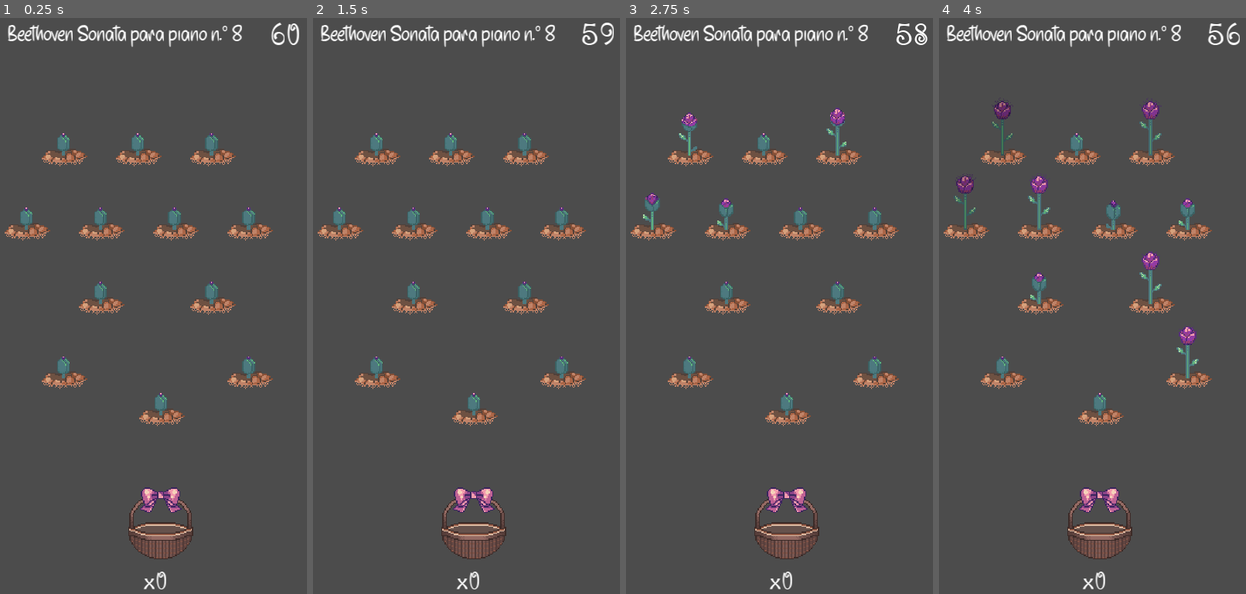
Above: before the commit, frames 1-4 (left to right).
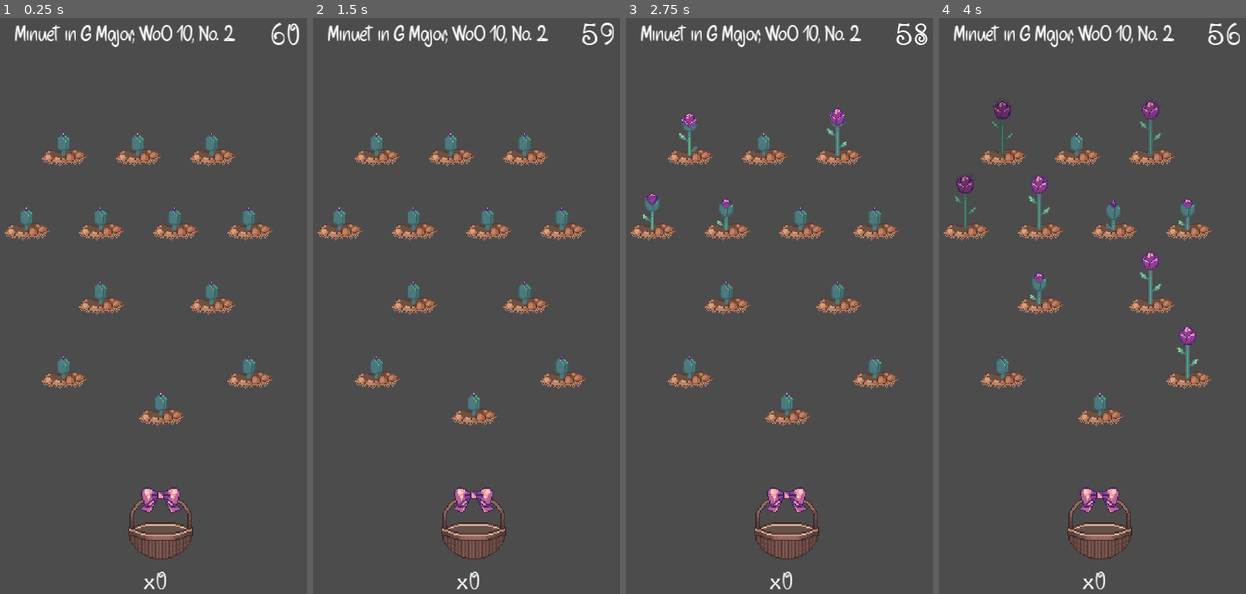
Above: after the commit, the same moments.

Repository: my-old-games/bouquet
Game: Godot game, scene res://scenes/levels/level1.tscn
The game is run twice, just before and just after one commit, with the same random seed, the same clock (stepped at 60 frames per second) and the same inputs. The project has no main scene, so this scene is started directly.
Inputs:
- Up to frame 1 (0.25 s): no input
- Up to frame 2 (1.5 s): tap Enter at 0.5 s; tap Space at 1.25 s
- Up to frame 3 (2.75 s): no input
- Up to frame 4 (4 s): no input

The runs differ from the first frame. In frame 1, 1.3% of the frame differs, in the area x 2-79%, y 1-6%; in frame 2, 1.3%; in frame 3, 1.3%; in frame 4, 1.3%.

Commit message:
12 Test Música
Asset: Primera pista Música
Code: Playback
Code: Set tema por nivel

Diff:
--- a/project/scenes/interface/hud.tscn
+++ b/project/scenes/interface/hud.tscn
@@ -50,7 +50,7 @@
 margin_right = 220.0
 margin_bottom = 33.0
 custom_fonts/font = SubResource( 1 )
-text = "Beethoven Sonata para piano n.º 8"
+text = "Theme"
 align = 1
 
 [node name="MCLTimer" type="MarginContainer" parent="VBCThemeTimer/HBCThemeTimer"]
--- a/project/scenes/levels/level1.tscn
+++ b/project/scenes/levels/level1.tscn
@@ -1,9 +1,10 @@
-[gd_scene load_steps=5 format=2]
+[gd_scene load_steps=6 format=2]
 
 [ext_resource path="res://scenes/flowers/flower.tscn" type="PackedScene" id=1]
 [ext_resource path="res://scenes/interface/hud.tscn" type="PackedScene" id=2]
 [ext_resource path="res://scripts/level.gd" type="Script" id=3]
 [ext_resource path="res://scenes/holes/hole.tscn" type="PackedScene" id=4]
+[ext_resource path="res://assets/music/6-minuets-woo-10-no-2-in-g-major.ogg" type="AudioStream" id=5]
 
 [node name="Level0" type="Node2D" groups=[
 "levels",
@@ -11,6 +12,7 @@
 script = ExtResource( 3 )
 flowers = [ ExtResource( 1 ) ]
 time = 60
+theme = "Minuet in G Major, WoO 10, No. 2"
 
 [node name="HUD" parent="." instance=ExtResource( 2 )]
 
@@ -63,4 +65,8 @@
 [node name="Clock" type="Timer" parent="."]
 autostart = true
 
+[node name="Music" type="AudioStreamPlayer" parent="."]
+stream = ExtResource( 5 )
+autoplay = true
+
 [connection signal="timeout" from="Clock" to="." method="_on_Clock_timeout"]
--- a/project/scripts/hud.gd
+++ b/project/scripts/hud.gd
@@ -7,6 +7,9 @@
 func set_timer_count(seconds):
 	$VBCThemeTimer/HBCThemeTimer/MCLTimer/LabelTimer.text = String(seconds)
 
+func set_theme(theme):
+	$VBCThemeTimer/HBCThemeTimer/MCLTheme/LabelTheme.text = theme
+
 func basket_position():
 	return $Basket.get_position()
 
--- a/project/scripts/level.gd
+++ b/project/scripts/level.gd
@@ -2,6 +2,7 @@
 # ---------------------- EXPORTS ----------------------
 export(Array, PackedScene) var flowers
 export(int) var time
+export(String) var theme
 # ---------------------- ONREADY VAR ----------------------
 var test_score = 0
 onready var basket_position = $HUD.basket_position()
@@ -11,6 +12,7 @@
 func _ready():
 	$HUD.set_flowers_count(test_score)
 	$HUD.set_timer_count(time)
+	$HUD.set_theme(theme)
 	generate_flowers()
 
 func _picked_handler():
Not shown, added: project/assets/music/6-minuets-woo-10-no-2-in-g-major.ogg.import
Not shown, added: assets/music/6-minuets-woo-10-no-2-in-g-major.ogg
Not shown, added: project/assets/music/6-minuets-woo-10-no-2-in-g-major.ogg
